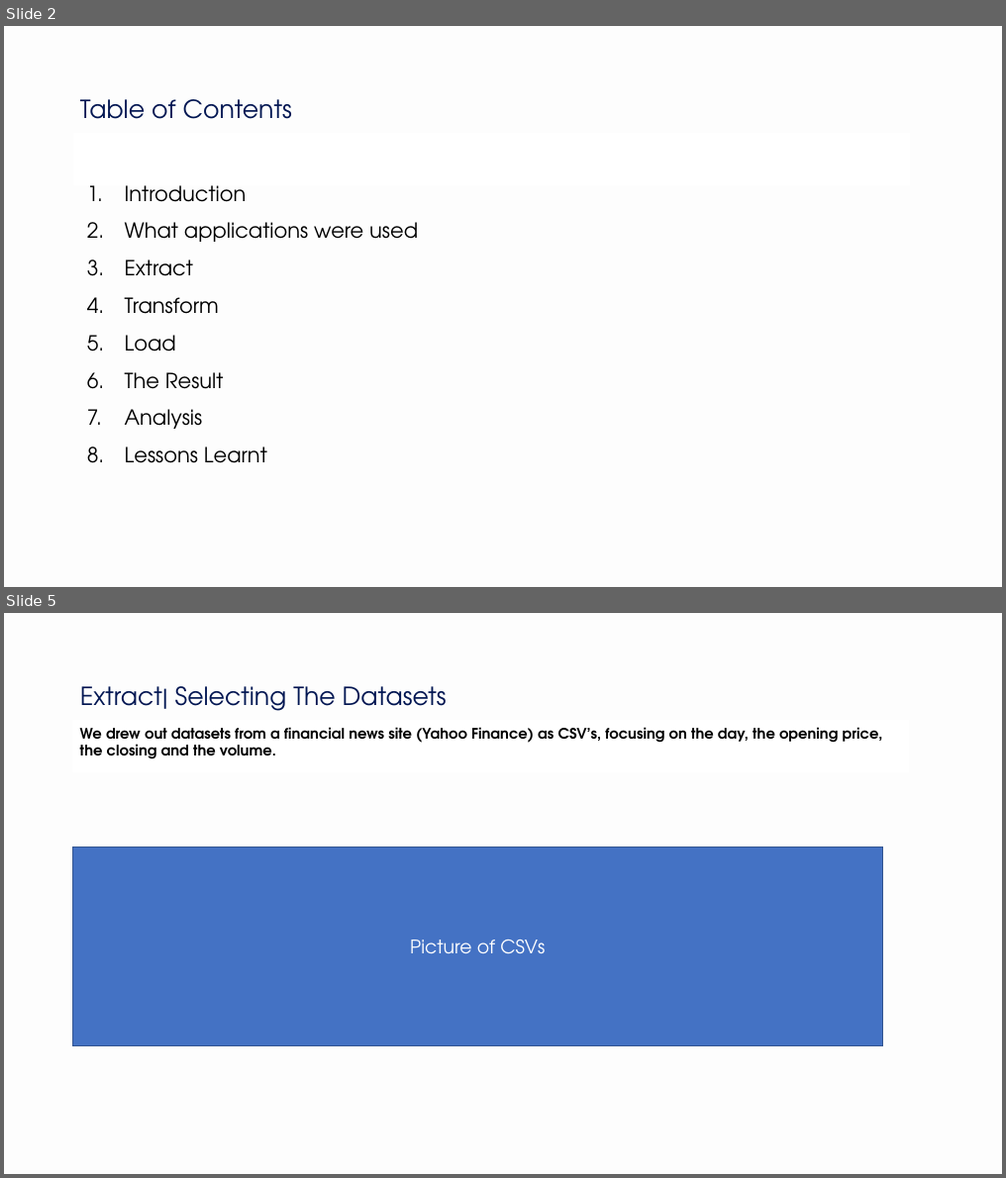
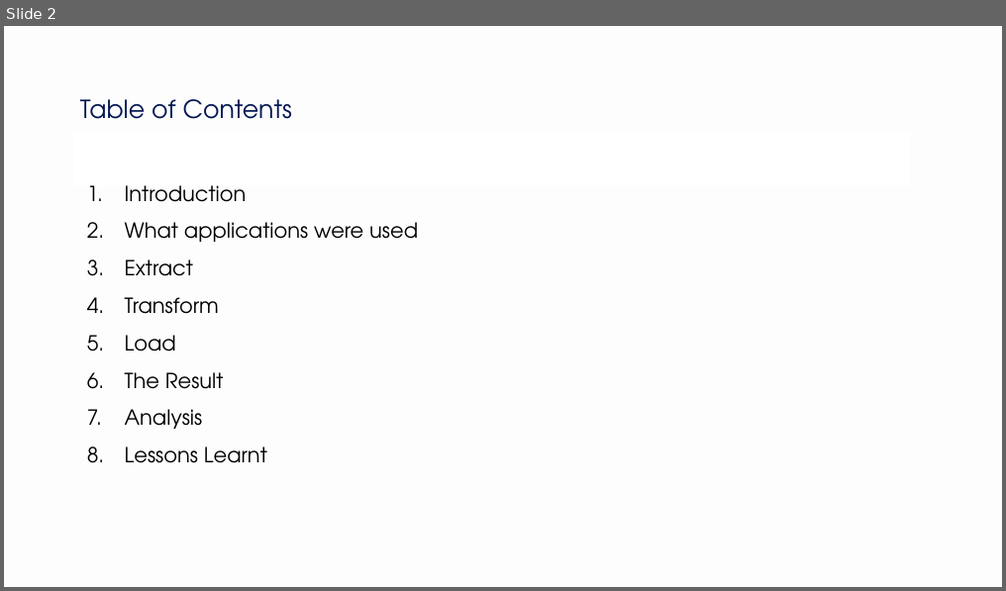
Before and after one commit to NikitaCase/stocks-vs-covid, a slide deck: stocksvscovid/Project 3.pptx. Shown one above the other, each under a label of ours: slides 2 and 5 before the commit, slide 2 after it; the slides between them are not shown. The pictures are 1006x1178 and 1006x591 pixels, drawn with LibreOffice and Linux fonts; fonts in the diff are those of the drawing. Boxes give left, top, right and bottom in pixels: in the first picture for what was removed or moved away, otherwise in the second. Text is boxed around its words. In the diff, an @@ line names an element or a change of style, - is before the commit and + after.

```diff
--- a/stocksvscovid/Project 3.pptx
+++ b/stocksvscovid/Project 3.pptx
@@ slide 5 removed at [4,613,1002,1174], background #F2F2F2 at 10% opacity @@
@@ title removed at [80,686,447,711] @@
-Extract| Selecting The Datasets
@@ rectangle removed at [73,721,908,771] @@
-We drew out datasets from a financial news site (Yahoo Finance) as CSV’s, focusing on the day, the opening price, the closing and the volume.
@@ rectangle removed at [73,848,883,1047] @@
-Picture of CSVs
```
Also in this commit, not shown: 8 slides changed, 3 slides added, 3 other slides removed.
